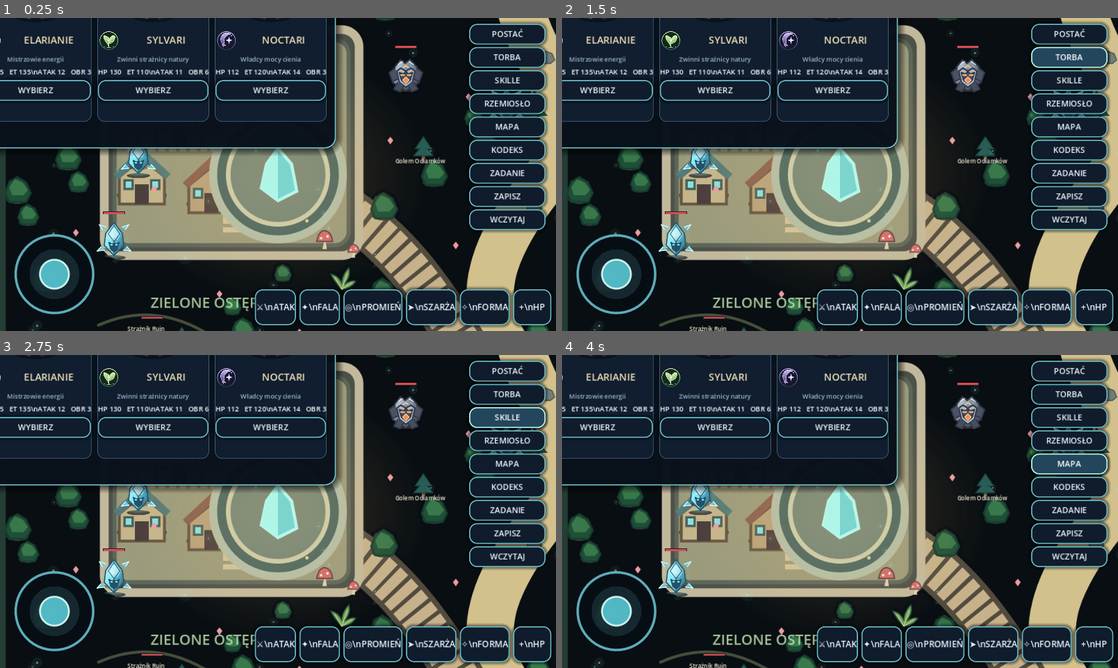
Above: before the commit, frames 1-4 (two rows, left to right).
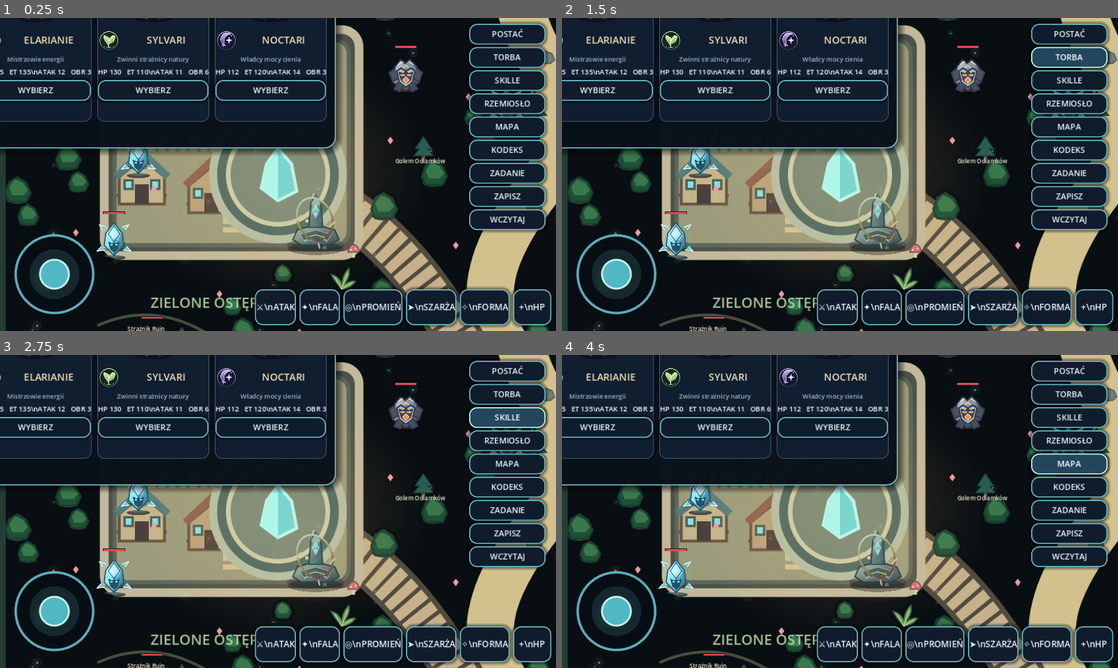
Above: after the commit, the same moments.

Repository: Kulpiak/Aetherion
Game: Godot game, scene res://scenes/main.tscn
The game is run twice, just before and just after one commit, with the same random seed, the same clock (stepped at 60 frames per second) and the same inputs.
Inputs:
- Up to frame 1 (0.25 s): no input
- Up to frame 2 (1.5 s): click "POSTAĆ" at 0.5 s; click "TORBA" at 1.25 s
- Up to frame 3 (2.75 s): click "SKILLE" at 2 s
- Up to frame 4 (4 s): click "RZEMIOSŁO" at 2.75 s; click "MAPA" at 3.5 s

The runs differ from the first frame. In frame 1, 1.0% of the frame differs, in the area x 6-68%, y 48-99%; in frame 2, 1.0%; in frame 3, 1.0%; in frame 4, 1.0%.

Commit message:
Integrate illustrated landmarks and regional ambient palettes

Diff:
--- a/scripts/game.gd
+++ b/scripts/game.gd
@@ -42,6 +42,7 @@
 const RACE_CREST_ATLAS: Texture2D = preload("res://assets/aetherion_race_crests.svg")
 const ETERIUM_GLYPH_ATLAS: Texture2D = preload("res://assets/aetherion_eterium_glyphs.svg")
 const WORLD_TEXTURE: Texture2D = preload("res://assets/aetherion_world.svg")
+const REGION_LANDMARK_ATLAS: Texture2D = preload("res://assets/aetherion_region_landmarks.svg")
 const WORLD_SIZE := Vector2(1920, 1440)
 const START_POS := Vector2(480, 380)
 const RUINS_POS := Vector2(1600, 720)
@@ -506,15 +507,7 @@
  for i in range(118):
   var x := rng.randf_range(24.0,WORLD_SIZE.x-24.0)
   var y := rng.randf_range(24.0,WORLD_SIZE.y-24.0)
-  var tint := Color("#9df4df")
-  if y < 470.0 and x > 1180.0:
-   tint = Color("#c8eaff")
-  elif y > 900.0 and x < 820.0:
-   tint = Color("#ffe0a0")
-  elif y > 850.0 and x > 1260.0:
-   tint = Color("#ffad82")
-  elif x > 930.0 and x < 1320.0:
-   tint = Color("#8deeff")
+  var tint := _ambient_tint_for_position(Vector2(x,y))
   ambient_particles.append({
    "pos":Vector2(x,y),
    "velocity":Vector2(rng.randf_range(-5.0,5.0),rng.randf_range(-13.0,-3.0)),
@@ -522,6 +515,23 @@
    "phase":rng.randf_range(0.0,TAU),
    "tint":tint
   })
+
+func _ambient_tint_for_position(position: Vector2) -> Color:
+ if Rect2(180.0,130.0,440.0,390.0).has_point(position):
+  return Color("#f1d08b")
+ if Rect2(0.0,510.0,880.0,450.0).has_point(position):
+  return Color("#a7e8a4")
+ if Rect2(1270.0,0.0,650.0,520.0).has_point(position):
+  return Color("#c8efff")
+ if Rect2(880.0,90.0,390.0,500.0).has_point(position):
+  return Color("#83e9f4")
+ if Rect2(0.0,960.0,850.0,480.0).has_point(position):
+  return Color("#ffd58a")
+ if Rect2(1260.0,520.0,660.0,360.0).has_point(position):
+  return Color("#d9c5a0")
+ if Rect2(1280.0,880.0,640.0,560.0).has_point(position):
+  return Color("#ff9c70")
+ return Color("#a5f4eb")
 
 func _update_ambient_particles(delta: float) -> void:
  for i in range(ambient_particles.size()):
@@ -1194,6 +1204,7 @@
 func _draw_landmarks() -> void:
  var now := float(Time.get_ticks_msec()) / 1000.0
  var pulse := 0.7 + sin(now * 2.4) * 0.2
+ _draw_region_landmarks(now)
  draw_circle(START_POS,116.0,Color(0.35,0.95,0.9,0.07 * pulse))
  draw_circle(RUINS_POS,150.0,Color(0.55,0.85,1.0,0.045 * pulse))
  var font := ThemeDB.fallback_font
@@ -1211,6 +1222,34 @@
   draw_circle(marker,15.0+sin(now*5.0)*3.0,Color(0.3,0.85,1.0,0.22))
   draw_arc(marker,23.0,0.0,TAU,32,Color(0.55,0.94,1.0,0.85),3.0,true)
   draw_string(font,marker+Vector2(-50,-28),"CEL ZADANIA",HORIZONTAL_ALIGNMENT_CENTER,-1,14,Color(0.72,0.96,1.0,0.95))
+
+func _draw_region_landmarks(now: float) -> void:
+ var positions := [
+  Vector2(545,460),Vector2(540,790),Vector2(1650,300),Vector2(1085,465),
+  Vector2(625,1265),Vector2(1780,800),Vector2(1790,1270),Vector2(1010,930)
+ ]
+ var tints := [
+  Color("#f1d08b"),Color("#a7e8a4"),Color("#c8efff"),Color("#83e9f4"),
+  Color("#ffd58a"),Color("#d9c5a0"),Color("#ff9c70"),Color("#a5f4eb")
+ ]
+ var landmark_size := 132.0
+ for index in range(positions.size()):
+  var landmark_pos: Vector2 = positions[index]
+  var discovered := discovered_regions.has(REGION_NAMES[index])
+  var tint: Color = tints[index]
+  var pulse := 0.72 + sin(now*1.6+float(index)*0.8)*0.12
+  draw_ellipse_shadow(landmark_pos+Vector2(0,48),96.0,22.0)
+  draw_circle(landmark_pos,76.0,Color(tint.r,tint.g,tint.b,0.075 if discovered else 0.028))
+  var icon_tint := Color.WHITE if discovered else Color(0.78,0.86,0.9,0.88)
+  draw_texture_rect_region(
+   REGION_LANDMARK_ATLAS,
+   Rect2(landmark_pos-Vector2.ONE*(landmark_size*0.5),Vector2.ONE*landmark_size),
+   Rect2(index*192,0,192,192),
+   icon_tint,
+   false
+  )
+  if discovered:
+   draw_arc(landmark_pos+Vector2(0,12),73.0,now*0.12+float(index),now*0.12+float(index)+PI*1.55,36,Color(tint.r,tint.g,tint.b,pulse*0.58),2.2,true)
 
 func _draw_damage_number(number: Dictionary) -> void:
  var life := float(number["life"])
